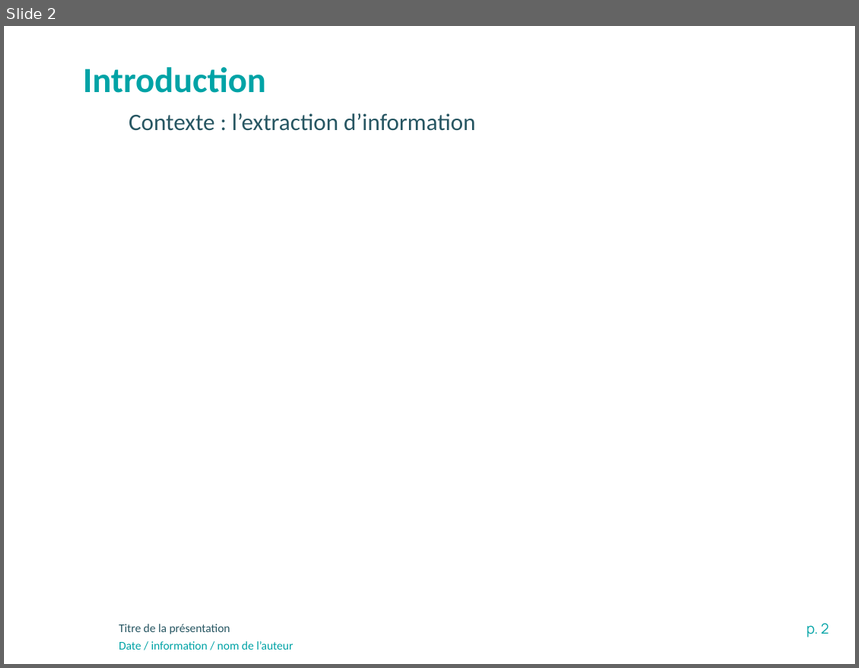
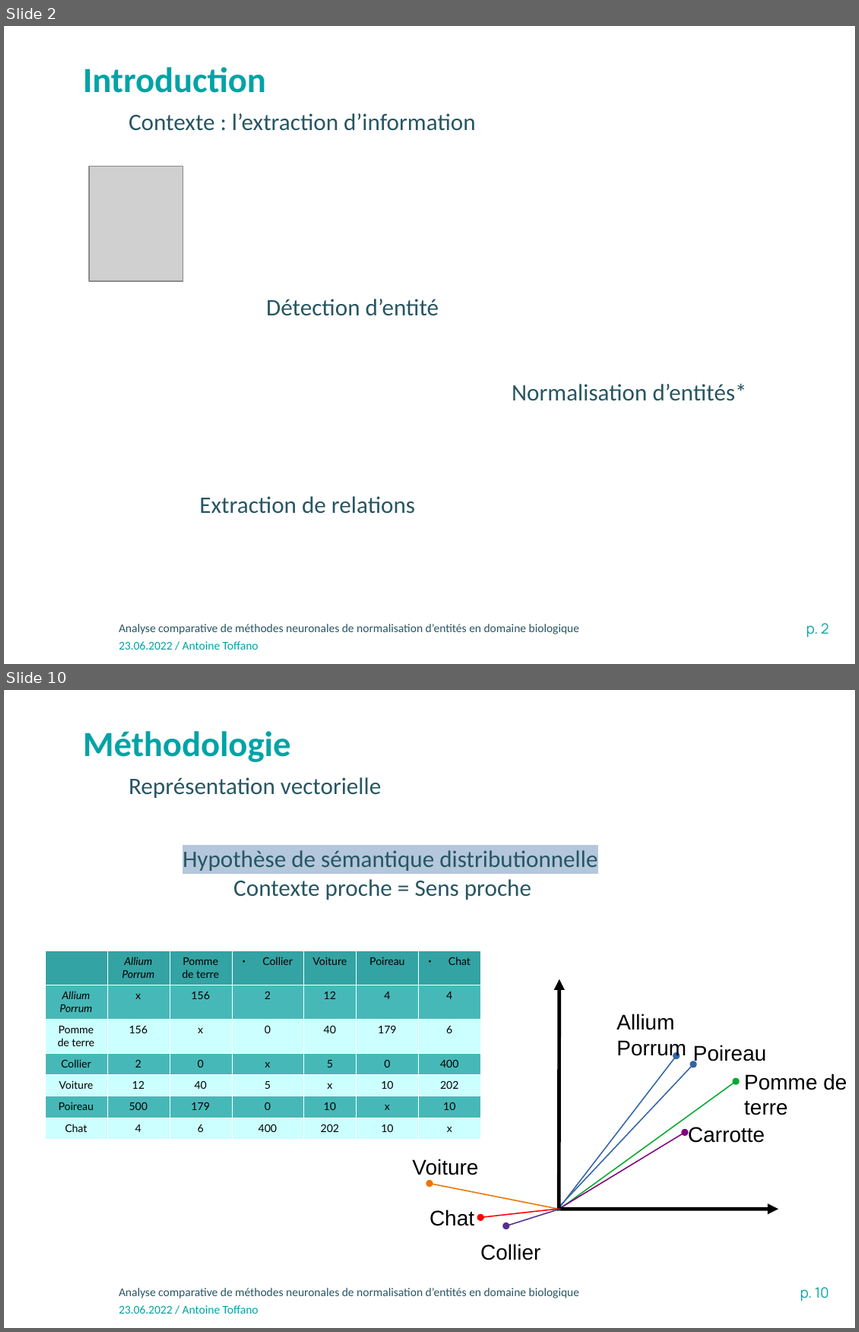
Before and after one commit to atoffano/entity-norm, a slide deck: Presentation-INRAE-format classique.pptx. Shown one above the other, each under a label of ours: slide 2 before the commit, slides 2 and 10 after it; the slides between them are not shown. The pictures are 859x668 and 859x1332 pixels, drawn with LibreOffice and Linux fonts; fonts in the diff are those of the drawing; grey boxes stand for pictures; background and template pictures are left out. Boxes give left, top, right and bottom in pixels: in the first picture for what was removed or moved away, otherwise in the second. Text is boxed around its words. In the diff, an @@ line names an element or a change of style, - is before the commit and + after.

```diff
--- a/Presentation-INRAE-format classique.pptx
+++ b/Presentation-INRAE-format classique.pptx
@@ slide 10 added at (4,690,855,1328), background #FFFFFF; not listed: 3 template elements that a slide beside it also shows @@
@@ text added at (83,731,291,762), 30 pt, text #00A3A6, bold @@
+Méthodologie
@@ text added at (129,777,381,798), 20 pt, text #275662 @@
+Représentation vectorielle
@@ text added at (183,850,598,871), 20 pt, text #275662 @@
+Hypothèse de sémantique distributionnelle
@@ text added at (234,879,531,900), 20 pt, text #275662 @@
+Contexte proche = Sens proche
@@ table added at (45,951,480,1135), 7 rows, 7 columns @@
+ | Allium Porrum | Pomme de terre | Collier | Voiture | Poireau | Chat
+Allium Porrum | x | 156 | 2 | 12 | 4 | 4
+Pomme de terre | 156 | x | 0 | 40 | 179 | 6
+Collier | 2 | 0 | x | 5 | 0 | 400
+Voiture | 12 | 40 | 5 | x | 10 | 202
+Poireau | 500 | 179 | 0 | 10 | x | 10
+Chat | 4 | 6 | 400 | 202 | 10 | x
@@ arrow added from (559, 1211) to (560, 980), #000000 3 pt @@
@@ text added at (617,1014,686,1059), 18 pt, text #000000 @@
+Allium Porrum
@@ text added at (693,1045,766,1065), 18 pt, text #000000 @@
+Poireau
@@ arrow added from (557, 1211) to (677, 1056), #3465A4 0.99 pt @@
@@ arrow added from (557, 1209) to (693, 1065), #3465A4 0.99 pt @@
@@ text added at (744,1074,847,1116), 18 pt, text #000000 @@
+Pomme de terre
@@ arrow added from (557, 1211) to (736, 1081), #00A933 0.99 pt @@
@@ arrow added from (557, 1210) to (685, 1132), #800080 0.99 pt @@
@@ text added at (688,1127,765,1143), 18 pt, text #000000 @@
+Carrotte
@@ text added at (412,1159,478,1176), 18 pt, text #000000 @@
+Voiture
@@ arrow added from (557, 1209) to (430, 1184), #EA7500 0.99 pt @@
@@ text added at (430,1210,474,1227), 18 pt, text #000000 @@
+Chat
@@ arrow added from (559, 1209) to (481, 1217), #FF0000 0.99 pt @@
@@ arrow added from (560, 1209) to (506, 1227), #55308D 0.99 pt @@
@@ arrow added from (560, 1209) to (778, 1209), #000000 3 pt @@
@@ text added at (481,1244,541,1261), 18 pt, text #000000 @@
+Collier
@@ slide 2 changed as well @@
@@ picture added at (89,167,183,281) @@
@@ text added at (266,299,439,316), 20 pt, text #275662 @@
+Détection d’entité
@@ text added at (512,384,747,401), 20 pt, text #275662 @@
+Normalisation d’entités*
@@ text added at (199,496,415,514), 20 pt, text #275662 @@
+Extraction de relations
@@ text at (119,624,579,635): text changed @@
-Titre de la présentation
+Analyse comparative de méthodes neuronales de normalisation d’entités en domaine biologique
@@ text at (119,642,259,650): text changed @@
-Date / information / nom de l’auteur
+23.06.2022 / Antoine Toffano
```
Also in this commit, not shown: 1 other slide changed, 15 other slides added, 19 other files.
